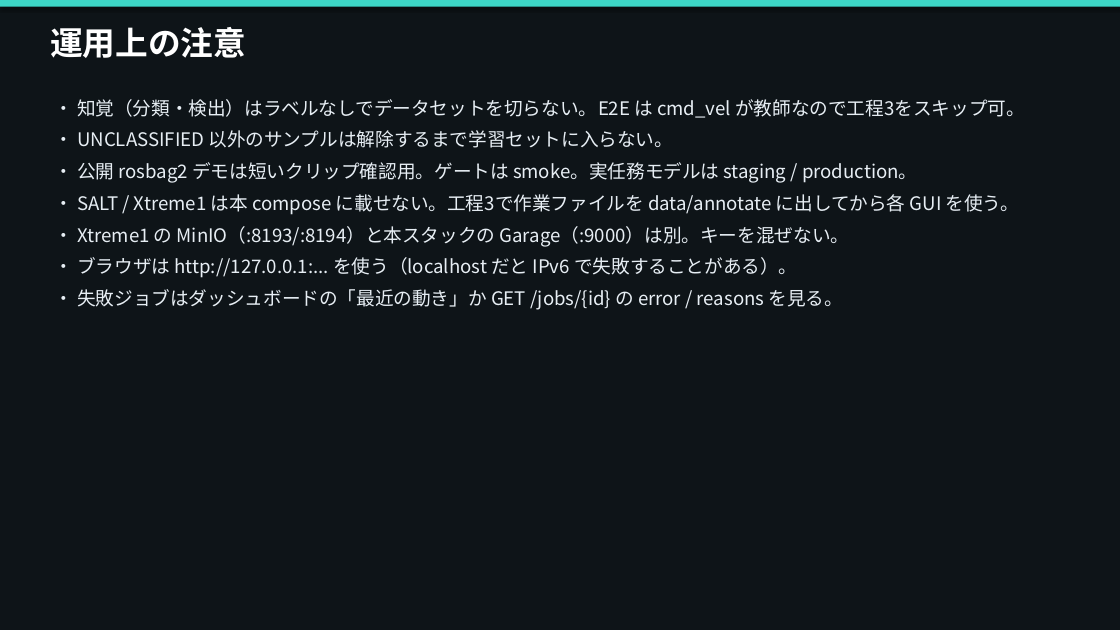
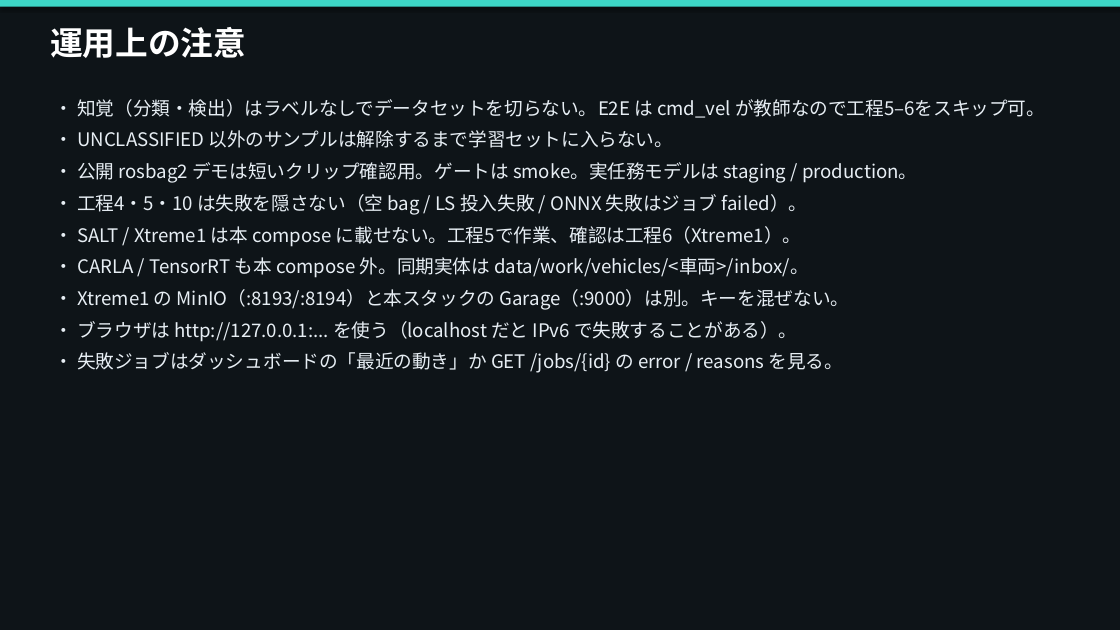
Before and after one commit to xeno1983/MLOPs_DEV, a slide deck: slide 25 of docs/procedure/UGV_MLOps_データ取込からデプロイ手順.pptx (slide 23 before the commit). Drawn at 1120x630 pixels with LibreOffice and Linux fonts; fonts in the diff are those of the drawing. Boxes give left, top, right and bottom in pixels: in the first picture for what was removed or moved away, otherwise in the second. Text is boxed around its words. In the diff, an @@ line names an element or a change of style, - is before the commit and + after.

```diff
--- a/docs/procedure/UGV_MLOps_データ取込からデプロイ手順.pptx
+++ b/docs/procedure/UGV_MLOps_データ取込からデプロイ手順.pptx
@@ text at <box>54,99,1045,118</box>: text changed @@
-・ 知覚（分類・検出）はラベルなしでデータセットを切らない。E2E は cmd_vel が教師なので工程3をスキップ可。
+・ 知覚（分類・検出）はラベルなしでデータセットを切らない。E2E は cmd_vel が教師なので工程5–6をスキップ可。
@@ text at <box>54,194,808,278</box>: text changed @@
-・ SALT / Xtreme1 は本 compose に載せない。工程3で作業ファイルを data/annotate に出してから各 GUI を使う。
+・ 工程4・5・10 は失敗を隠さない（空 bag / LS 投入失敗 / ONNX 失敗はジョブ failed）。
+・ SALT / Xtreme1 は本 compose に載せない。工程5で作業、確認は工程6（Xtreme1）。
+・ CARLA / TensorRT も本 compose 外。同期実体は data/work/vehicles/<車両>/inbox/。
```
Also in this commit, not shown: 15 other slides changed, 3 slides added, 1 slide removed, 40 other files.
